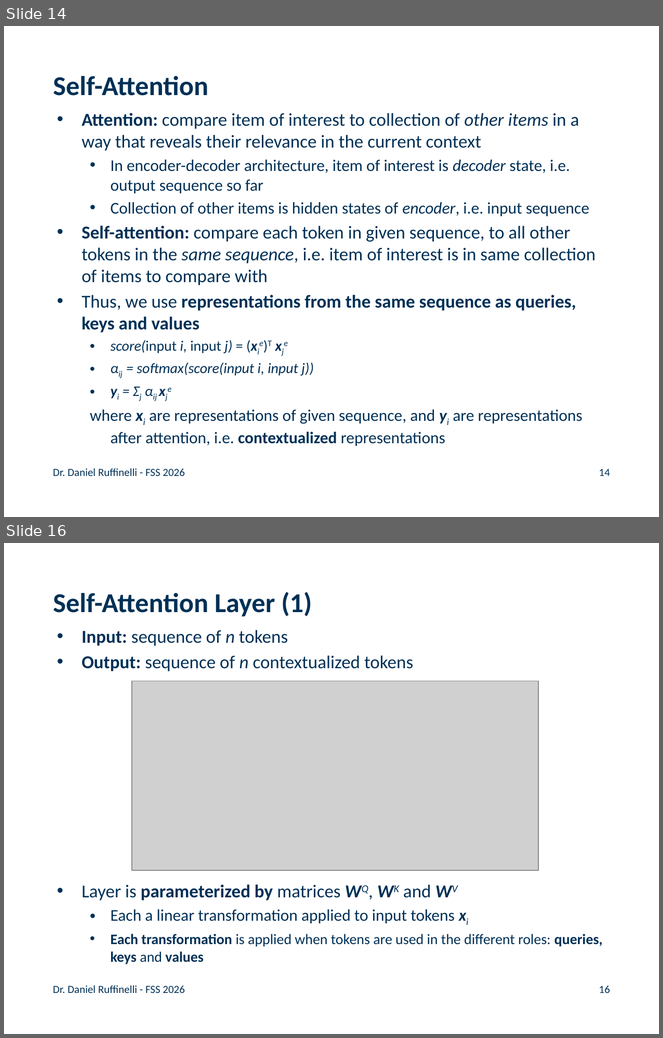
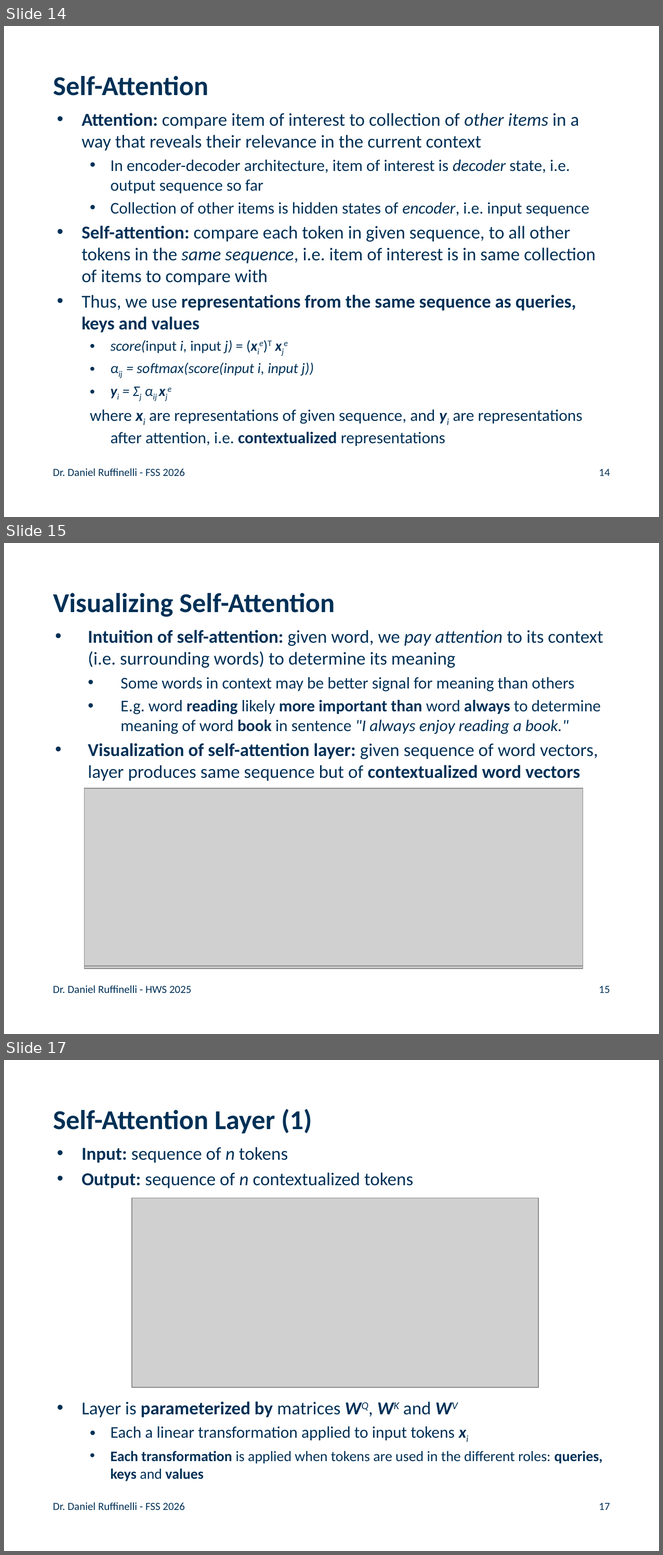
Before and after one commit to rufex2001/teaching_llms, a slide deck: lectures/04_transformers/04_transformers.pptx. Shown one above the other, each under a label of ours: slides 14 and 16 before the commit, slides 14, 15 and 17 after it; the slides between them are not shown. The pictures are 663x1038 and 663x1555 pixels, drawn with LibreOffice and Linux fonts; fonts in the diff are those of the drawing; grey boxes stand for pictures; background and template pictures are left out. Boxes give left, top, right and bottom in pixels: in the first picture for what was removed or moved away, otherwise in the second. Text is boxed around its words. In the diff, an @@ line names an element or a change of style, - is before the commit and + after.

Commit message:
added images to transformer lecture

```diff
--- a/lectures/04_transformers/04_transformers.pptx
+++ b/lectures/04_transformers/04_transformers.pptx
@@ slide 15 added at [4, 543, 659, 1034], background #FFFFFF @@
@@ title added at [53, 593, 335, 617], 30 pt, text #003056, bold @@
+Visualizing Self-Attention
@@ text added at [88, 630, 603, 781], 20 pt, text #003056 @@
+  • Intuition of self-attention: given word, we pay attention to its context (i.e. surrounding words) to determine its meaning
+    • Some words in context may be better signal for meaning than others
+    • E.g. word reading likely more important than word always to determine meaning of word book in sentence "I always enjoy reading a book."
+  • Visualization of self-attention layer: given sequence of word vectors, layer produces same sequence but of contextualized word vectors
@@ picture added at [84, 788, 583, 964] @@
@@ picture added at [84, 788, 583, 969] @@
@@ picture added at [84, 788, 583, 966] @@
@@ picture added at [84, 788, 583, 966] @@
@@ text added at [53, 986, 192, 993], 12 pt, text #003056 @@
+Dr. Daniel Ruffinelli - HWS 2025
@@ page number added at [599, 986, 610, 993], 12 pt, text #003056 @@
+15
@@ what was slide 16 is now slide 17 @@
@@ page number at [599, 1503, 610, 1510]: text changed @@
-16
+17
```
Also in this commit, not shown: 2 slides changed, 2 other slides added, 4 other files.
